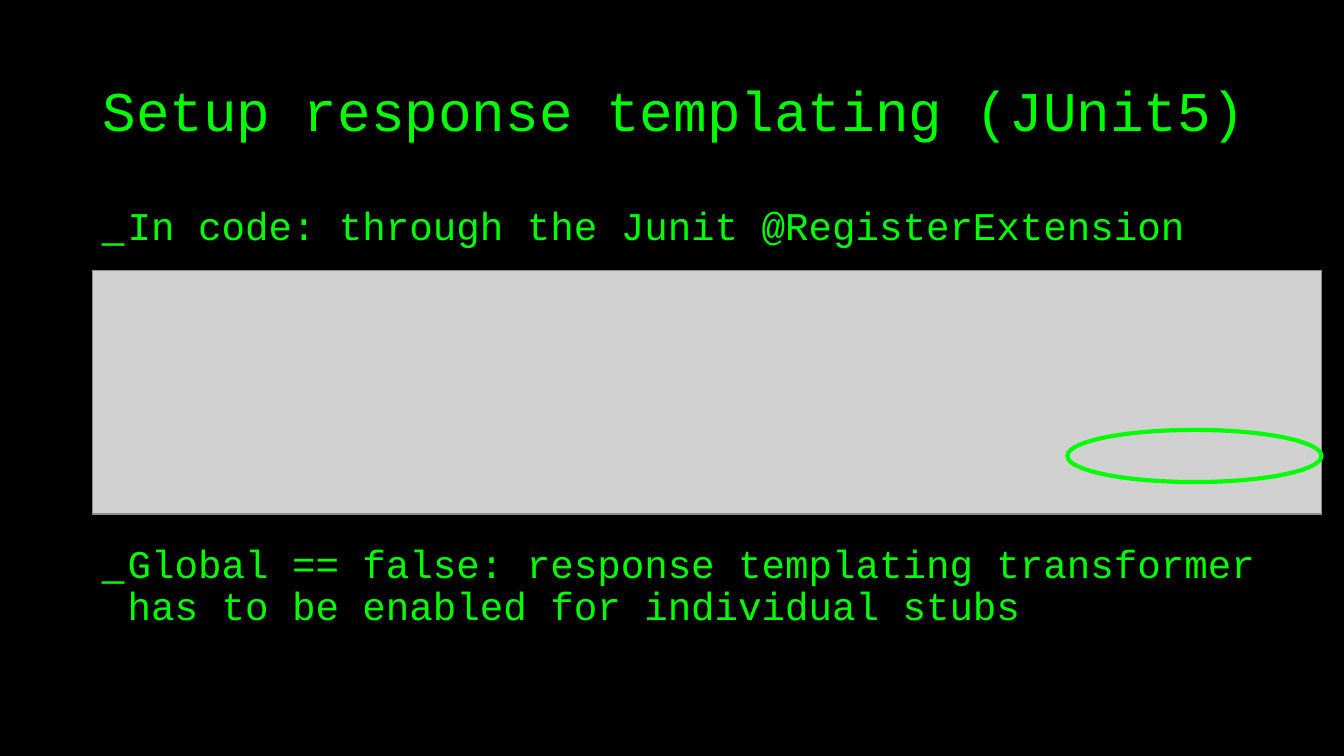
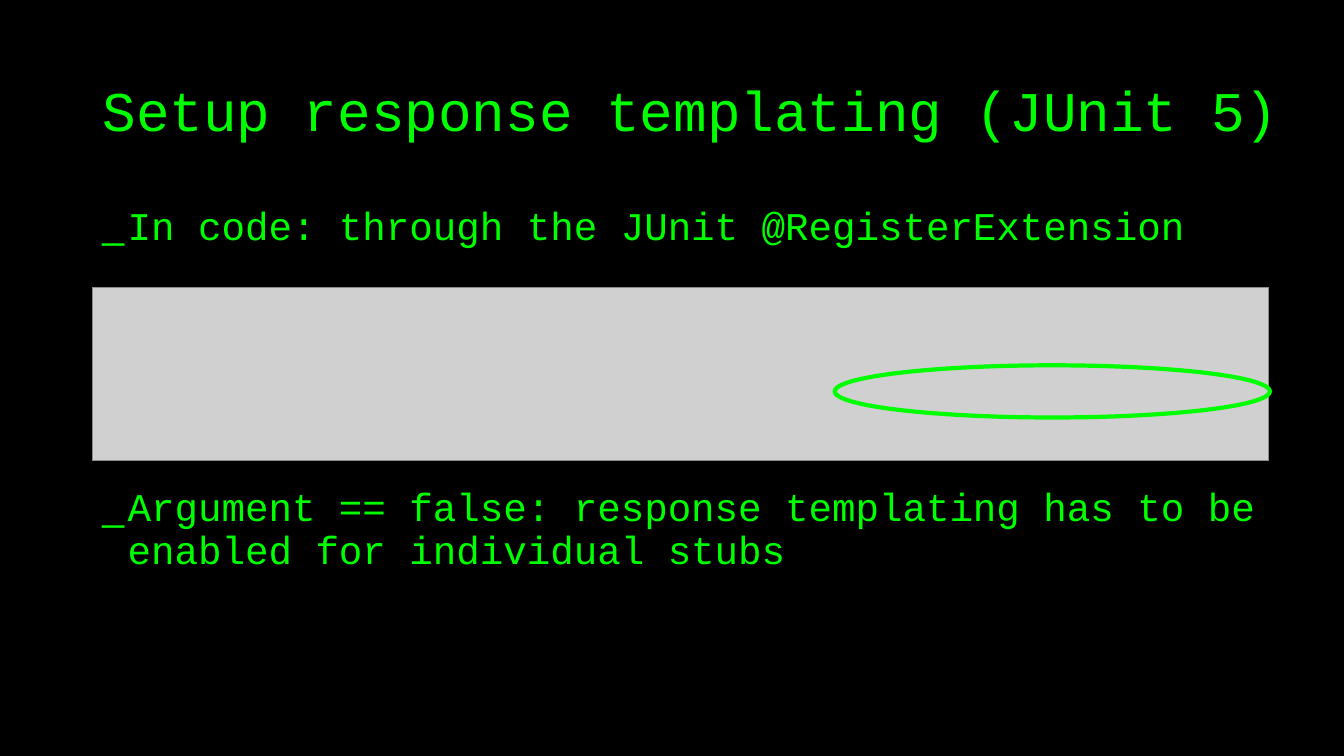
Before and after one commit to basdijkstra/wiremock-workshop, a slide deck: slide 48 of wiremock_workshop.pptx. Drawn at 1344x756 pixels with LibreOffice and Linux fonts; fonts in the diff are those of the drawing; grey boxes stand for pictures. Boxes give left, top, right and bottom in pixels: in the first picture for what was removed or moved away, otherwise in the second. Text is boxed around its words. In the diff, an @@ line names an element or a change of style, - is before the commit and + after.

```diff
--- a/wiremock_workshop.pptx
+++ b/wiremock_workshop.pptx
@@ title at (x1=102, y1=91, x2=1278, y2=143): spaces changed @@
-Setup response templating (JUnit5)
+Setup response templating (JUnit 5)
@@ text at (x1=128, y1=212, x2=1255, y2=565): text changed @@
-_ In code: through the Junit @RegisterExtension
-_ Global == false: response templating transformer has to be enabled for individual stubs
+_ In code: through the JUnit @RegisterExtension
+_ Argument == false: response templating has to be enabled for individual stubs
@@ picture resized from (x1=93, y1=270, x2=1323, y2=514) to (x1=93, y1=287, x2=1269, y2=461) @@
@@ ellipse resized from (x1=1068, y1=430, x2=1322, y2=482) to (x1=835, y1=365, x2=1270, y2=417) @@
```
Also in this commit, not shown: 25 other slides changed, 1 slide added, 7 slides removed, 2 other files.
